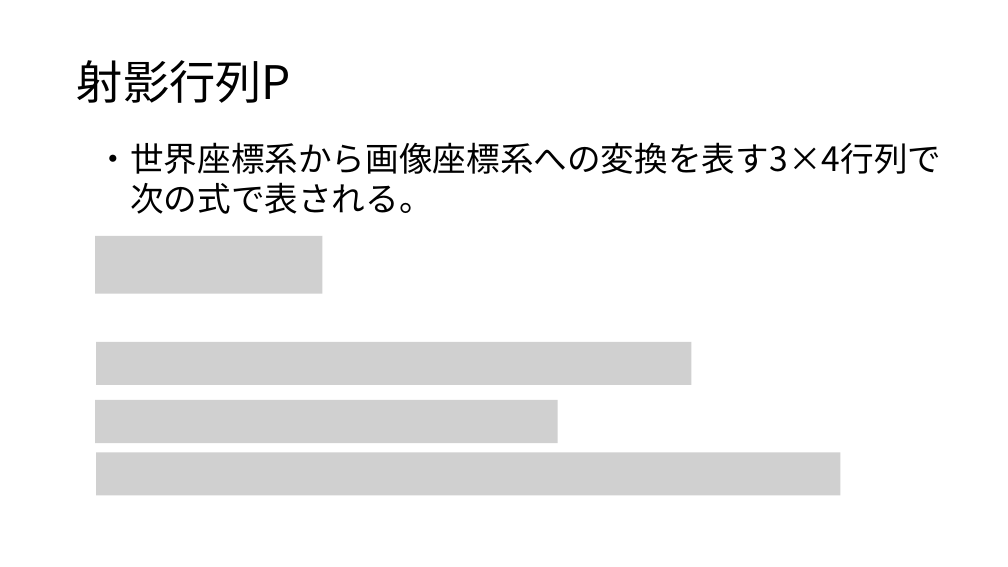
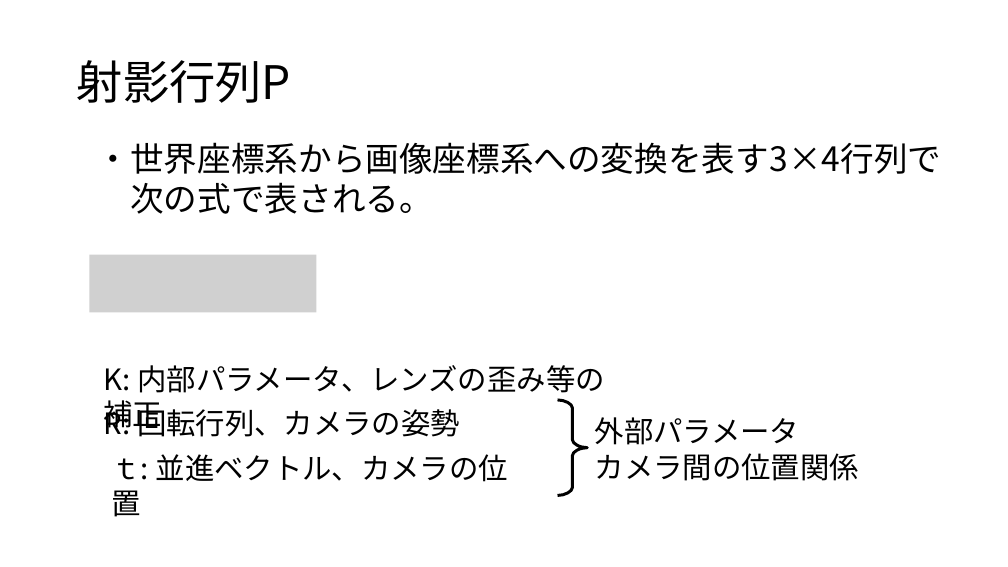
Before and after one commit to hagi711/Graduation-Research, a slide deck: slide 8 of 中間発表.pptx. Drawn at 1008x567 pixels with LibreOffice and Linux fonts; fonts in the diff are those of the drawing; grey boxes stand for pictures. Boxes give left, top, right and bottom in pixels: in the first picture for what was removed or moved away, otherwise in the second. Text is boxed around its words. In the diff, an @@ line names an element or a change of style, - is before the commit and + after.

```diff
--- a/中間発表.pptx
+++ b/中間発表.pptx
@@ picture: place and size @@
-picture at (95,236,323,294)
+picture at (89,255,317,313)
@@ picture removed at (96,342,691,385) @@
@@ text added at (104,365,604,433), 28 pt, text #000000 @@
+K: 内部パラメータ、レンズの歪み等の補正
@@ picture removed at (95,400,558,443) @@
@@ text added at (104,405,460,437), 28 pt, text #000000 @@
+R: 回転行列、カメラの姿勢
@@ freeform shape added at (557,400,587,495), outline #000000 2.83 pt @@
@@ text added at (595,417,859,481), 28 pt, text #000000 @@
+外部パラメータ
+カメラ間の位置関係
@@ picture removed at (96,452,840,495) @@
@@ text added at (112,454,508,517), 28 pt, text #000000 @@
+ｔ: 並進ベクトル、カメラの位置
```
Also in this commit, not shown: 6 other slides changed, 1 slide added.
